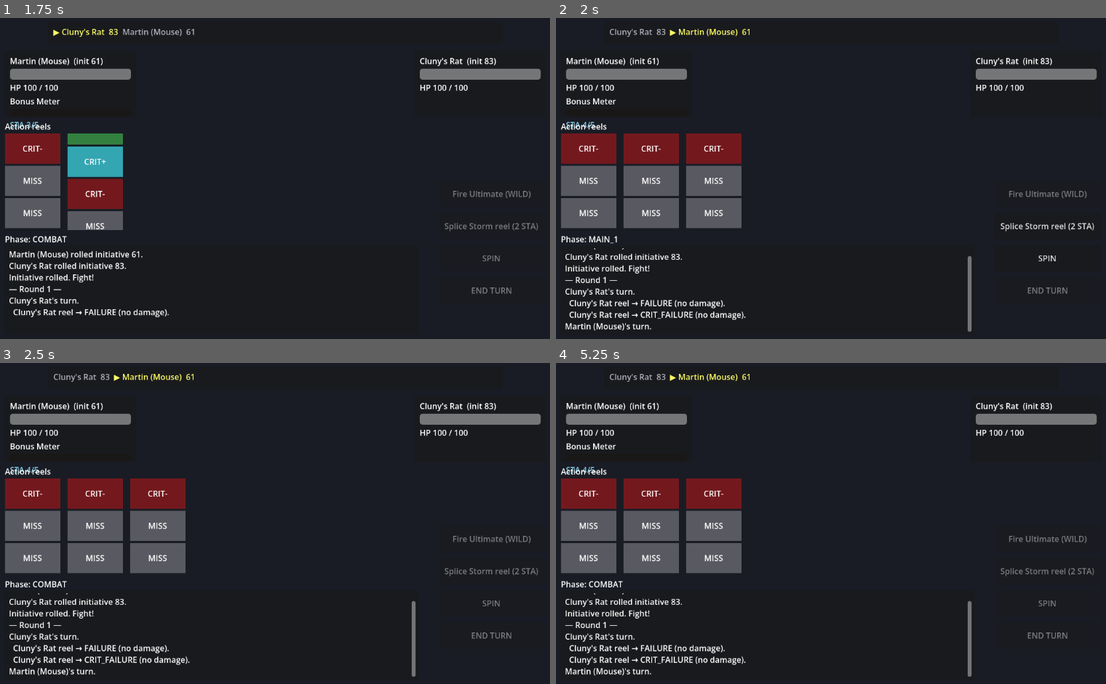
Above: before the commit, frames 1-4 (two rows, left to right).
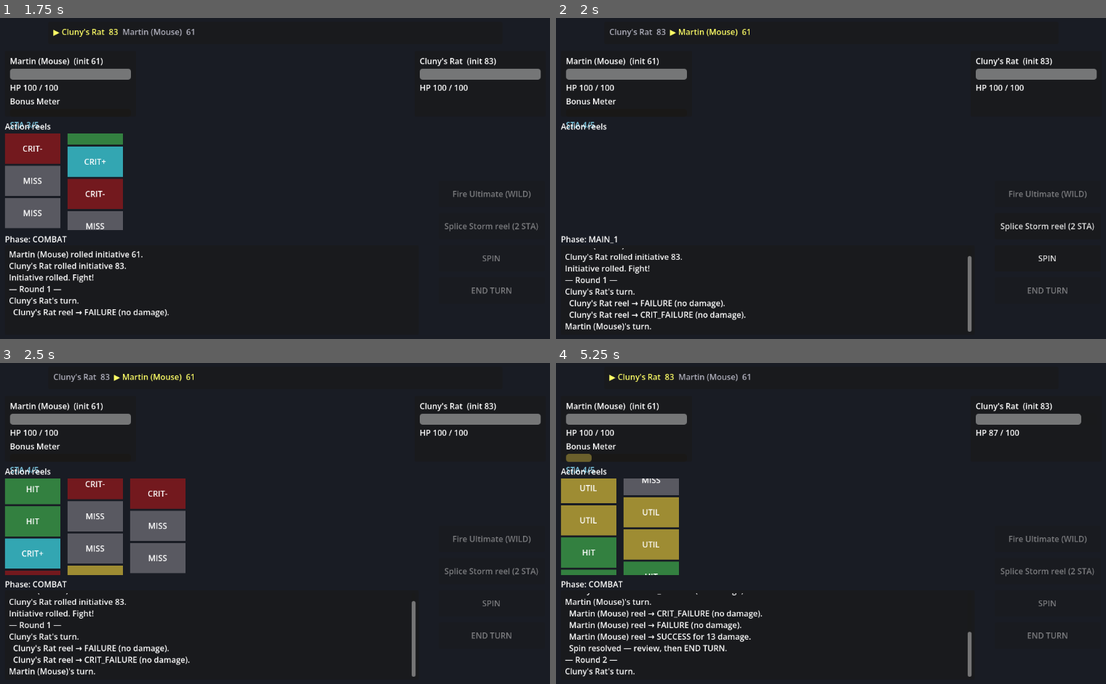
Above: after the commit, the same moments.

Repository: djkipyaboy/bunnies
Game: Godot game, scene res://combat/combat.tscn
The game is run twice, just before and just after one commit, with the same random seed, the same clock (stepped at 60 frames per second) and the same inputs.
Inputs (mouse positions are in pixels of both pictures, inside the frame that each line leads up to):
- Up to frame 1 (1.75 s): tap Enter at 0.5 s
- Up to frame 2 (2 s): no input
- Up to frame 3 (2.5 s): click "SPIN" at 2 s
- Up to frame 4 (5.25 s): click (1045, 635) at 4.25 s, where only the run after the commit has a clickable "END TURN"

Frame 1 is identical in both runs. In frame 2, 8.5% of the frame differs, in the area x 0-34%, y 35-66%; in frame 3, 4.2%; in frame 4, 12%, in the area x 0-99%, y 3-98%.
Error after the commit: Attempted to free a locked object (calling or emitting). (res://combat/combat.gd:346)

Commit message:
fix(combat): free reel strips immediately so the spin can't hang
_prepare_strips used queue_free (deferred), but _on_spin_pressed and
_highlight_preview_wild read _strips_box.get_children() synchronously right
after. Stale pending-free strips were bound to the spin, then freed before
emitting strip_settled — so _pending_strips never reached 0, _finish_spin
never ran, and the turn hung with all buttons disabled. Free immediately
so the child list is consistent on return.

Co-Authored-By: Claude Opus 4.8 <noreply@anthropic.com>

Diff:
--- a/combat/combat.gd
+++ b/combat/combat.gd
@@ -338,8 +338,12 @@
 		(strips[i] as ReelStrip).set_wild(i in wild)
 
 func _prepare_strips(reels: Array[ActionReel]) -> void:
+	# Free immediately (not queue_free): callers read _strips_box.get_children() synchronously right
+	# after this returns (_do_spin, _highlight_preview_wild), so deferred deletion would leave stale
+	# strips in the child list and break the spin (the turn would hang on never-settled stale strips).
 	for child in _strips_box.get_children():
-		child.queue_free()
+		_strips_box.remove_child(child)
+		child.free()
 	for reel: ActionReel in reels:
 		var strip := ReelStrip.new()
 		_strips_box.add_child(strip)
